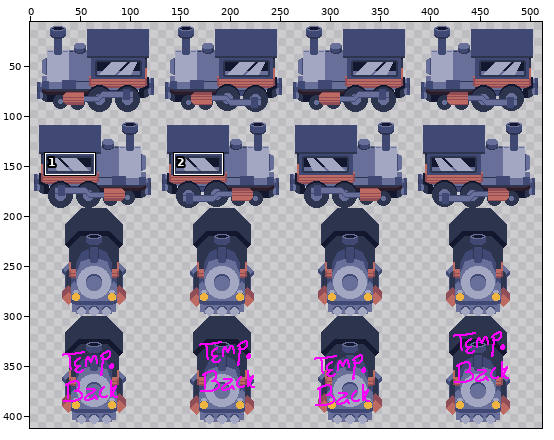
One commit to this sprite sheet: Assets/Sprites/Train.png. Above: a wide view before the commit, with the close-up outlined.
Close-up. As it was:
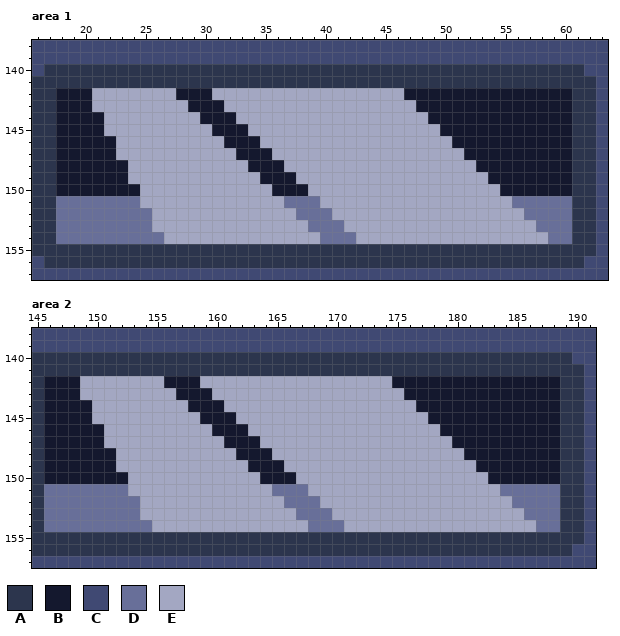
The file is 512x450 pixels. Shown: area 1: x 16..63, y 138..157; area 2: x 145..191, y 138..157. The wide view leaves out empty margins. The commit also changed other parts of the picture, which this record leaves out.
Palette (. is transparent): A #2c354d  B #14182e  C #404973  D #686f99  E #a3a7c2
Pixels before, area 1, first column x 16:
138 CCCCCCCCCCCCCCCCCCCCCCCCCCCCCCCCCCCCCCCCCCCCCCCC
139 CCCCCCCCCCCCCCCCCCCCCCCCCCCCCCCCCCCCCCCCCCCCCCCC
140 CAAAAAAAAAAAAAAAAAAAAAAAAAAAAAAAAAAAAAAAAAAAAACC
141 AAAAAAAAAAAAAAAAAAAAAAAAAAAAAAAAAAAAAAAAAAAAAAAC
142 AABBBEEEEEEEBBBEEEEEEEEEEEEEEEEBBBBBBBBBBBBBBAAC
143 AABBBEEEEEEEEBBBEEEEEEEEEEEEEEEEBBBBBBBBBBBBBAAC
144 AABBBBEEEEEEEEBBBEEEEEEEEEEEEEEEEBBBBBBBBBBBBAAC
145 AABBBBEEEEEEEEEBBBEEEEEEEEEEEEEEEEBBBBBBBBBBBAAC
146 AABBBBBEEEEEEEEEBBBEEEEEEEEEEEEEEEEBBBBBBBBBBAAC
147 AABBBBBEEEEEEEEEEBBBEEEEEEEEEEEEEEEEBBBBBBBBBAAC
148 AABBBBBBEEEEEEEEEEBBBEEEEEEEEEEEEEEEEBBBBBBBBAAC
149 AABBBBBBEEEEEEEEEEEBBBEEEEEEEEEEEEEEEEBBBBBBBAAC
150 AABBBBBBBEEEEEEEEEEEBBBEEEEEEEEEEEEEEEEBBBBBBAAC
151 AADDDDDDDEEEEEEEEEEEEDDDEEEEEEEEEEEEEEEEDDDDDAAC
152 AADDDDDDDDEEEEEEEEEEEEDDDEEEEEEEEEEEEEEEEDDDDAAC
153 AADDDDDDDDEEEEEEEEEEEEEDDDEEEEEEEEEEEEEEEEDDDAAC
154 AADDDDDDDDDEEEEEEEEEEEEEDDDEEEEEEEEEEEEEEEEDDAAC
155 AAAAAAAAAAAAAAAAAAAAAAAAAAAAAAAAAAAAAAAAAAAAAAAC
156 CAAAAAAAAAAAAAAAAAAAAAAAAAAAAAAAAAAAAAAAAAAAAACC
157 CCCCCCCCCCCCCCCCCCCCCCCCCCCCCCCCCCCCCCCCCCCCCCCC
Pixels before, area 2, first column x 145:
138 CCCCCCCCCCCCCCCCCCCCCCCCCCCCCCCCCCCCCCCCCCCCCCC
139 CCCCCCCCCCCCCCCCCCCCCCCCCCCCCCCCCCCCCCCCCCCCCCC
140 AAAAAAAAAAAAAAAAAAAAAAAAAAAAAAAAAAAAAAAAAAAAACC
141 AAAAAAAAAAAAAAAAAAAAAAAAAAAAAAAAAAAAAAAAAAAAAAC
142 ABBBEEEEEEEBBBEEEEEEEEEEEEEEEEBBBBBBBBBBBBBBAAC
143 ABBBEEEEEEEEBBBEEEEEEEEEEEEEEEEBBBBBBBBBBBBBAAC
144 ABBBBEEEEEEEEBBBEEEEEEEEEEEEEEEEBBBBBBBBBBBBAAC
145 ABBBBEEEEEEEEEBBBEEEEEEEEEEEEEEEEBBBBBBBBBBBAAC
146 ABBBBBEEEEEEEEEBBBEEEEEEEEEEEEEEEEBBBBBBBBBBAAC
147 ABBBBBEEEEEEEEEEBBBEEEEEEEEEEEEEEEEBBBBBBBBBAAC
148 ABBBBBBEEEEEEEEEEBBBEEEEEEEEEEEEEEEEBBBBBBBBAAC
149 ABBBBBBEEEEEEEEEEEBBBEEEEEEEEEEEEEEEEBBBBBBBAAC
150 ABBBBBBBEEEEEEEEEEEBBBEEEEEEEEEEEEEEEEBBBBBBAAC
151 ADDDDDDDEEEEEEEEEEEEDDDEEEEEEEEEEEEEEEEDDDDDAAC
152 ADDDDDDDDEEEEEEEEEEEEDDDEEEEEEEEEEEEEEEEDDDDAAC
153 ADDDDDDDDEEEEEEEEEEEEEDDDEEEEEEEEEEEEEEEEDDDAAC
154 ADDDDDDDDDEEEEEEEEEEEEEDDDEEEEEEEEEEEEEEEEDDAAC
155 AAAAAAAAAAAAAAAAAAAAAAAAAAAAAAAAAAAAAAAAAAAAAAC
156 AAAAAAAAAAAAAAAAAAAAAAAAAAAAAAAAAAAAAAAAAAAAACC
157 CCCCCCCCCCCCCCCCCCCCCCCCCCCCCCCCCCCCCCCCCCCCCCC
The result:
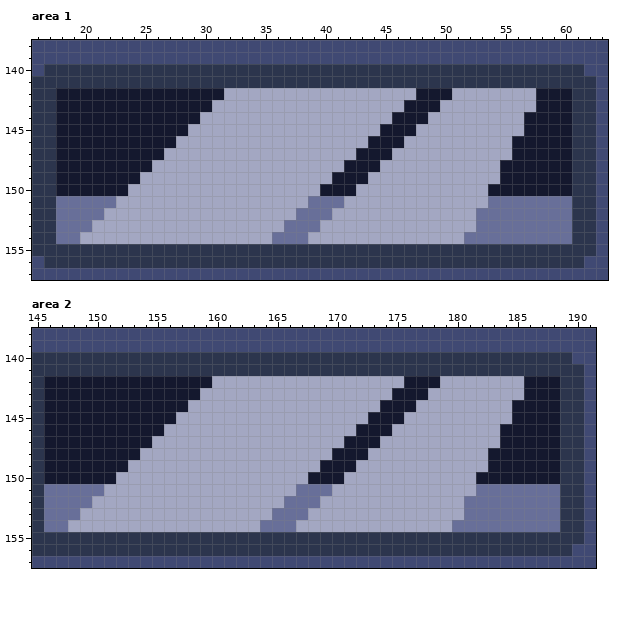
What changed:
Area 1:
y 142: x 21..27 EEEEEEE -> BBBBBBB; x 31 E -> B; x 47 B -> E; x 51..57 BBBBBBB -> EEEEEEE
y 143: x 21..28 EEEEEEEE -> BBBBBBBB; x 31 B -> E; x 47 E -> B; x 50..57 BBBBBBBB -> EEEEEEEE
y 144: x 22..32 EEEEEEEEBBB -> BBBBBBBBEEE; x 46..56 EEEBBBBBBBB -> BBBEEEEEEEE
y 145: x 22..28 EEEEEEE -> BBBBBBB; x 31..33 BBB -> EEE; x 45..47 EEE -> BBB; x 50..56 BBBBBBB -> EEEEEEE
y 146: x 23..27 EEEEE -> BBBBB; x 32..34 BBB -> EEE; x 44..46 EEE -> BBB; x 51..55 BBBBB -> EEEEE
y 147: x 23..26 EEEE -> BBBB; x 33..35 BBB -> EEE; x 43..45 EEE -> BBB; x 52..55 BBBB -> EEEE
y 148: x 24..25 EE -> BB; x 34..36 BBB -> EEE; x 42..44 EEE -> BBB; x 53..54 BB -> EE
y 149: x 24 E -> B; x 35..37 BBB -> EEE; x 41..43 EEE -> BBB; x 54 B -> E
y 150: x 24 B -> E; x 36..38 BBB -> EEE; x 40..42 EEE -> BBB; x 54 E -> B
y 151: x 23..24 DD -> EE; x 37..38 DD -> EE; x 40..41 EE -> DD; x 54..55 EE -> DD
y 152: x 22..25 DDDD -> EEEE; x 53..56 EEEE -> DDDD
y 153: x 21..25 DDDDD -> EEEEE; x 37..38 EE -> DD; x 40..41 DD -> EE; x 53..57 EEEEE -> DDDDD
y 154: x 20..26 DDDDDDD -> EEEEEEE; x 36..38 EEE -> DDD; x 40..42 DDD -> EEE; x 52..58 EEEEEEE -> DDDDDDD
Area 2:
y 142: x 149..155 EEEEEEE -> BBBBBBB; x 159 E -> B; x 175 B -> E; x 179..185 BBBBBBB -> EEEEEEE
y 143: x 149..156 EEEEEEEE -> BBBBBBBB; x 159 B -> E; x 175 E -> B; x 178..185 BBBBBBBB -> EEEEEEEE
y 144: x 150..160 EEEEEEEEBBB -> BBBBBBBBEEE; x 174..184 EEEBBBBBBBB -> BBBEEEEEEEE
y 145: x 150..156 EEEEEEE -> BBBBBBB; x 159..161 BBB -> EEE; x 173..175 EEE -> BBB; x 178..184 BBBBBBB -> EEEEEEE
y 146: x 151..155 EEEEE -> BBBBB; x 160..162 BBB -> EEE; x 172..174 EEE -> BBB; x 179..183 BBBBB -> EEEEE
y 147: x 151..154 EEEE -> BBBB; x 161..163 BBB -> EEE; x 171..173 EEE -> BBB; x 180..183 BBBB -> EEEE
y 148: x 152..153 EE -> BB; x 162..164 BBB -> EEE; x 170..172 EEE -> BBB; x 181..182 BB -> EE
y 149: x 152 E -> B; x 163..165 BBB -> EEE; x 169..171 EEE -> BBB; x 182 B -> E
y 150: x 152 B -> E; x 164..166 BBB -> EEE; x 168..170 EEE -> BBB; x 182 E -> B
y 151: x 151..152 DD -> EE; x 165..166 DD -> EE; x 168..169 EE -> DD; x 182..183 EE -> DD
y 152: x 150..153 DDDD -> EEEE; x 181..184 EEEE -> DDDD
y 153: x 149..153 DDDDD -> EEEEE; x 165..166 EE -> DD; x 168..169 DD -> EE; x 181..185 EEEEE -> DDDDD
y 154: x 148..154 DDDDDDD -> EEEEEEE; x 164..166 EEE -> DDD; x 168..170 DDD -> EEE; x 180..186 EEEEEEE -> DDDDDDD
Changed places in both close-ups, as pixel boxes (x1, y1, x2, y2):
changed: (80, 88, 548, 244)
changed: (68, 376, 536, 532)
